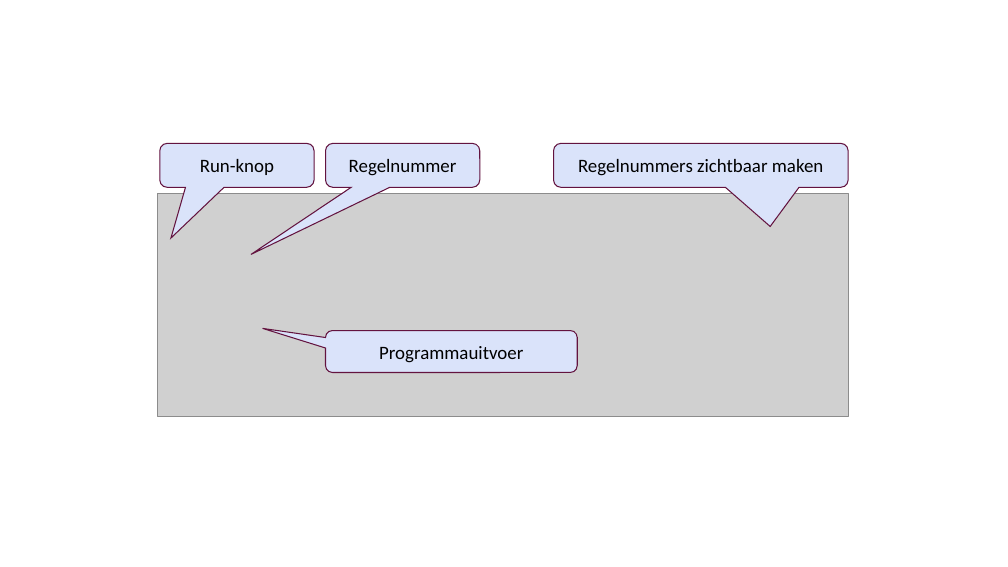
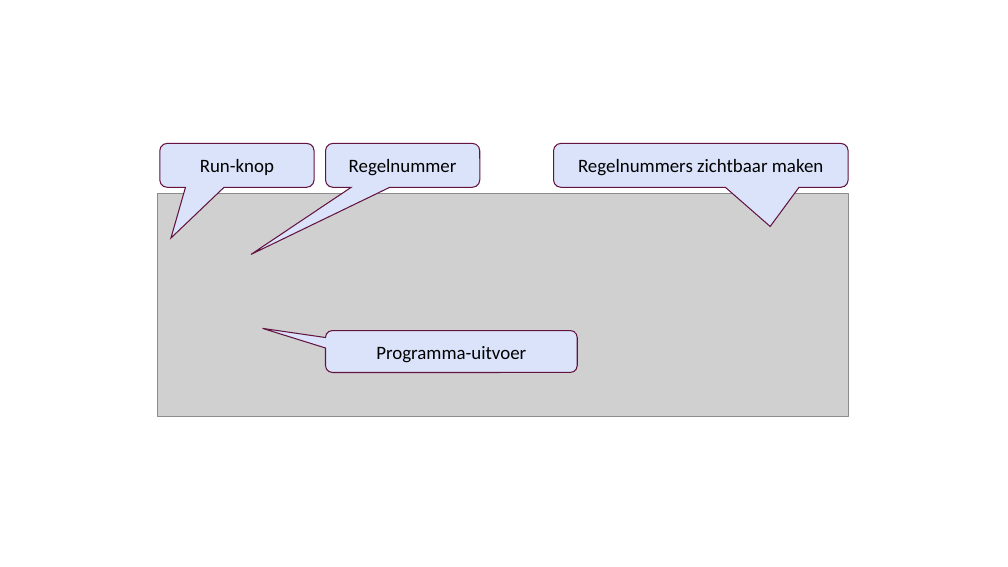
Before and after one commit to rweeda/PythonIA, a slide deck: slide 1 of img/Images_PythonLesmateriaal.pptx. Drawn at 1008x567 pixels with LibreOffice and Linux fonts; fonts in the diff are those of the drawing; grey boxes stand for pictures. Boxes give left, top, right and bottom in pixels: in the first picture for what was removed or moved away, otherwise in the second. Text is boxed around its words. In the diff, an @@ line names an element or a change of style, - is before the commit and + after.

```diff
--- a/img/Images_PythonLesmateriaal.pptx
+++ b/img/Images_PythonLesmateriaal.pptx
@@ text in rounded speech box at box(376, 346, 526, 363): text changed @@
-Programmauitvoer
+Programma-uitvoer
```
Also in this commit, not shown: 1 other slide changed.
